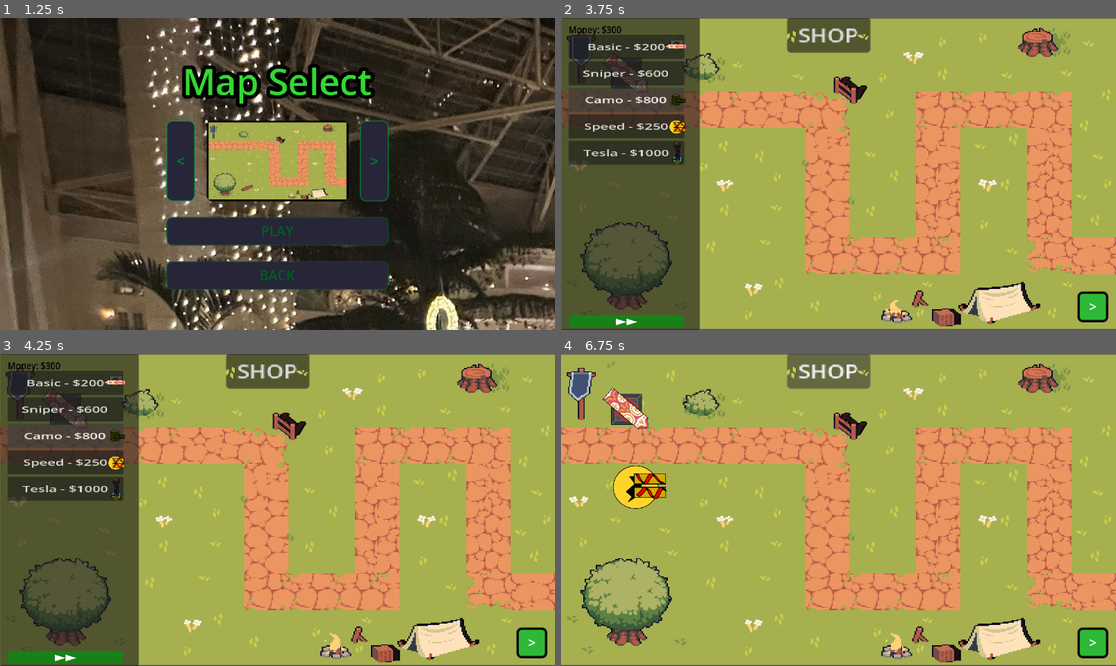
Above: before the commit, frames 1-4 (two rows, left to right).
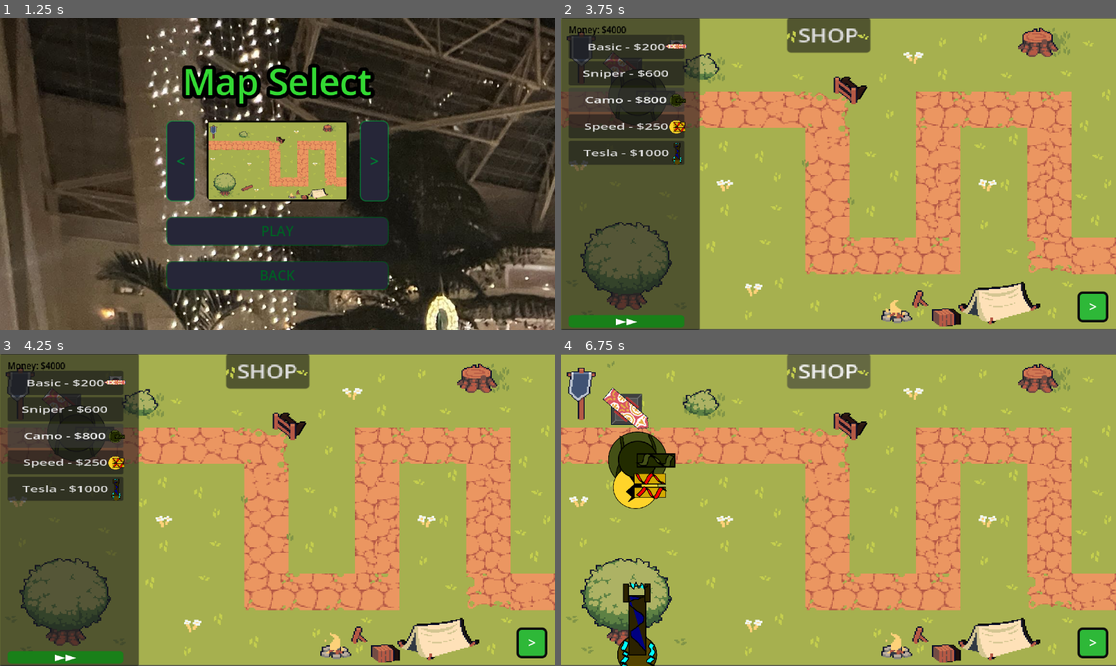
Above: after the commit, the same moments.

Repository: Matthewfrogman/Battle_towers
Game: Godot game, scene res://scenes/main_menu.tscn
Same seed, same stepped clock (60 frames per second), same inputs: the game is played once before the commit and once after it.
Inputs:
- Up to frame 1 (1.25 s): click "PLAY" at 0.5 s
- Up to frame 2 (3.75 s): click "PLAY" at 1.25 s; click "Basic - $200" at 2 s; click "Sniper - $600" at 2.75 s; click "Camo - $800" at 3.5 s
- Up to frame 3 (4.25 s): no input
- Up to frame 4 (6.75 s): click "Speed - $250" at 4.25 s; click "Tesla - $1000" at 5 s; click "▶▶" at 5.75 s; click "SHOP" at 6.5 s

Frame 1 is identical in both runs. In frame 2, 1.1% of the frame differs, in the area x 8-21%, y 2-35%; in frame 3, 1.1%; in frame 4, 2.5%, in the area x 8-21%, y 24-100%.

Commit message:
varmoney

Diff:
--- a/scenes/shop.gd
+++ b/scenes/shop.gd
@@ -1,6 +1,6 @@
 extends CanvasLayer
 
-var money = 500
+var money = 5000
 var tower_scenes = {
 	"Basic": "res://Towers/basic_tower.tscn",
 	"Sniper": "res://Towers/sniper_tower.tscn",
@@ -23,7 +23,7 @@
 
 	# Money label
 	var label = $Panel/MoneyLabel
-	label.text = "Money: $500"
+	label.text = "Money: $5000"
 	label.set_anchors_and_offsets_preset(Control.PRESET_TOP_LEFT)
 	label.offset_left = 10
 	label.offset_top = 10
